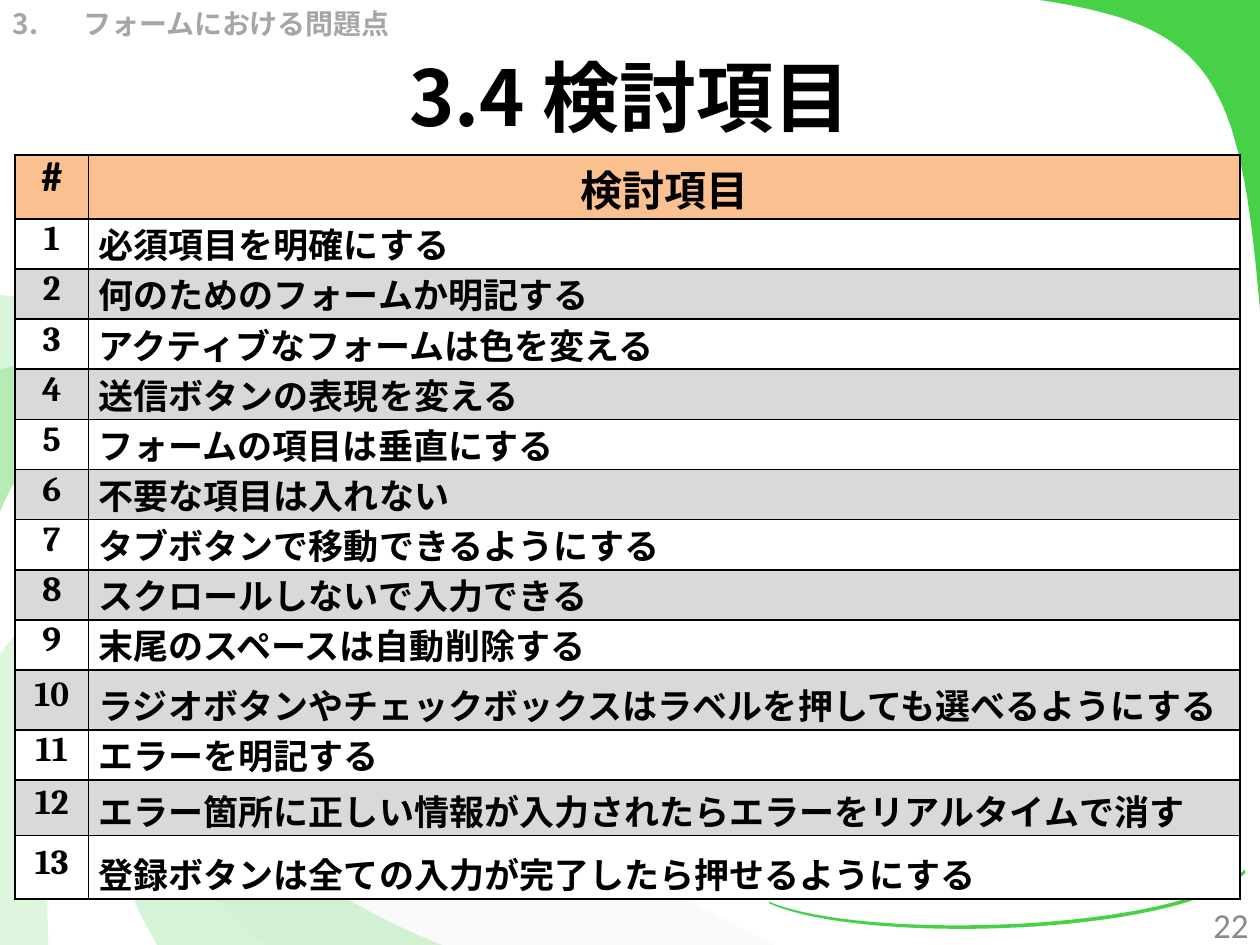
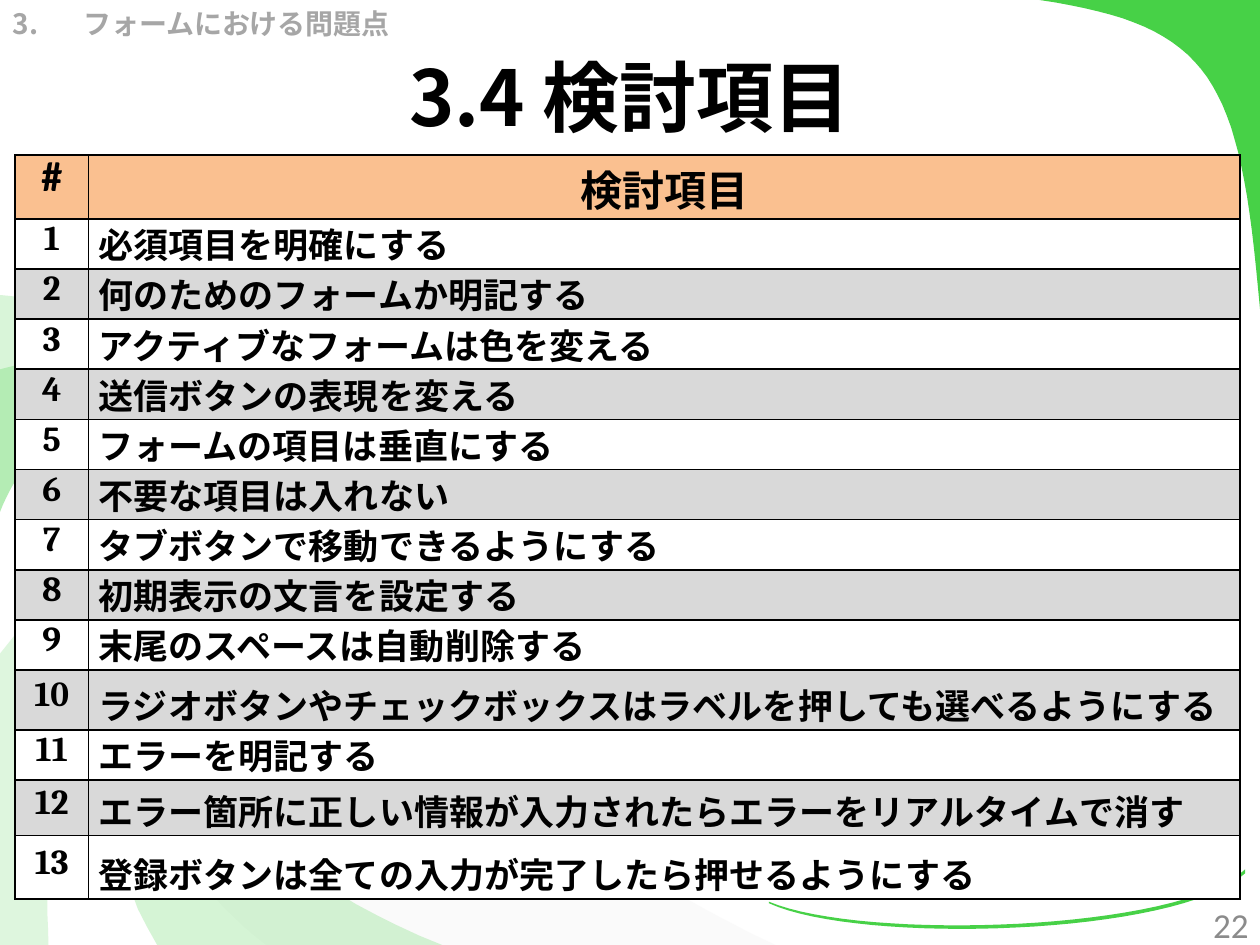
Before and after one commit to kotaro0717/Report-Management, a slide deck: slide 22 of 1.中間報告/3.発表資料/report_hokada.pptx. Drawn at 1260x945 pixels with LibreOffice and Linux fonts; fonts in the diff are those of the drawing. Boxes give left, top, right and bottom in pixels: in the first picture for what was removed or moved away, otherwise in the second. Text is boxed around its words. In the diff, an @@ line names an element or a change of style, - is before the commit and + after.

```diff
--- a/1.中間報告/3.発表資料/report_hokada.pptx
+++ b/1.中間報告/3.発表資料/report_hokada.pptx
@@ table at box(15, 155, 1241, 900) @@
-row 9, column 2: スクロールしないで入力できる
+row 9, column 2: 初期表示の文言を設定する
```
Also in this commit, not shown: 18 other slides changed, 3 slides added, 1 slide removed, 5 other files.
